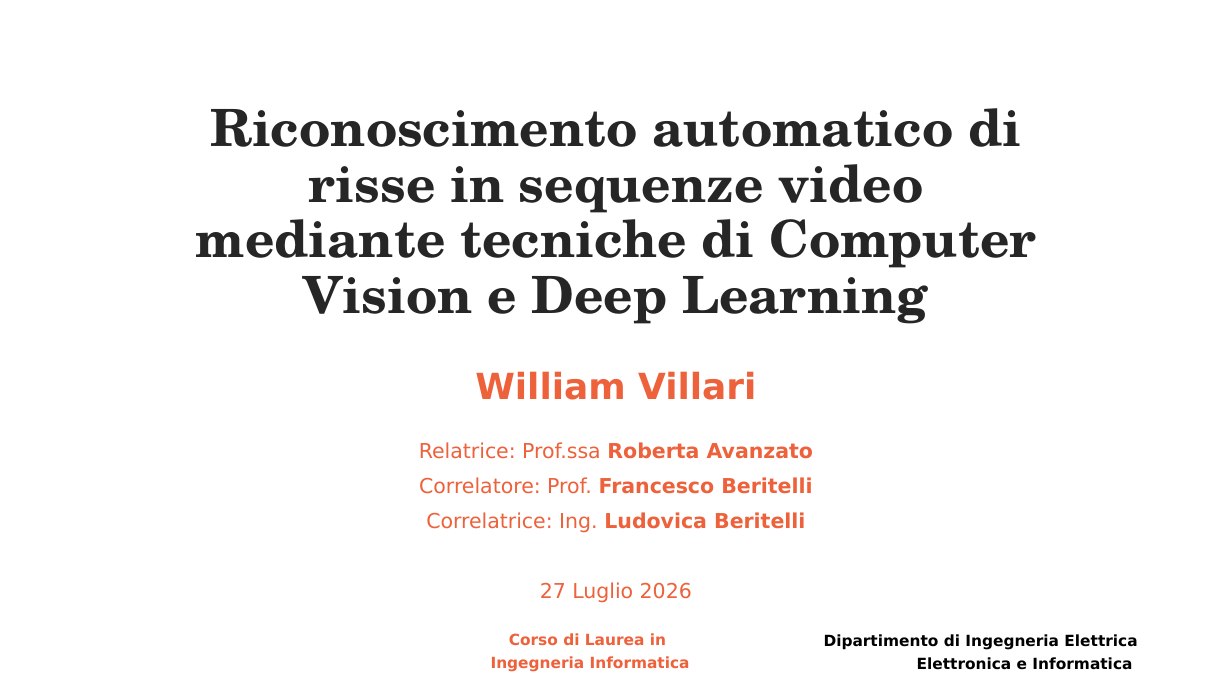
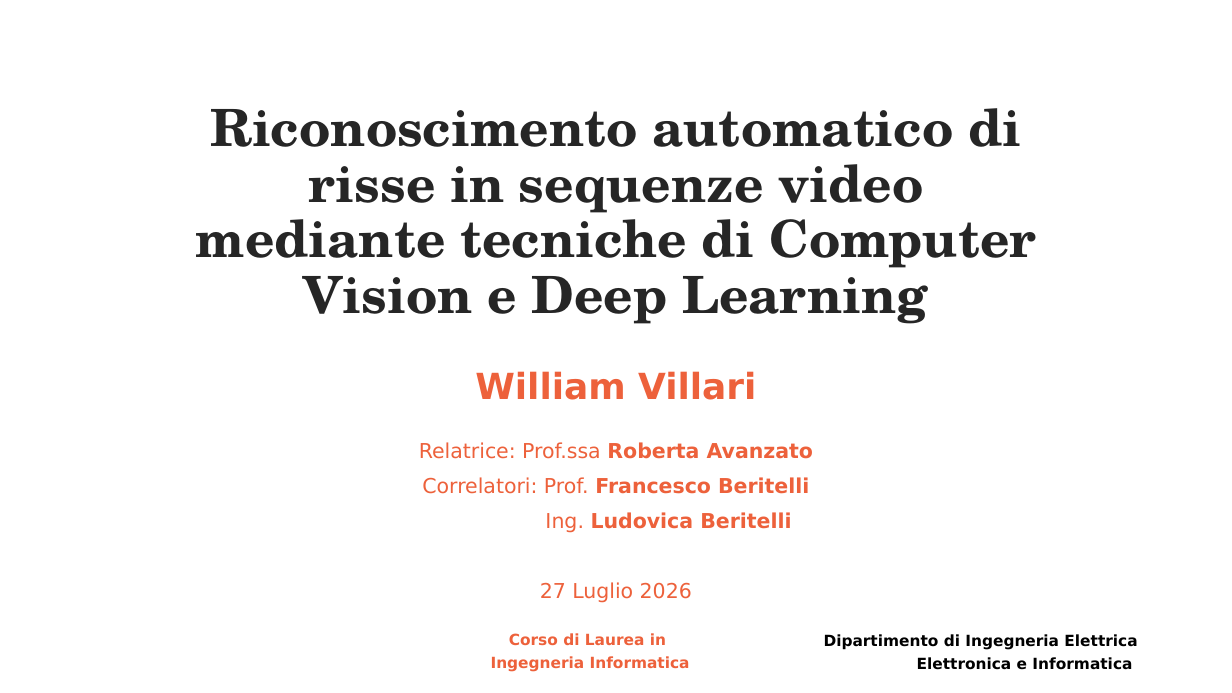
Before and after one commit to Will-Vill/Violence-Detection-LSTM, a slide deck: slide 1 of VillariWilliam1000045058.pptx. Drawn at 1232x693 pixels with LibreOffice and Linux fonts; fonts in the diff are those of the drawing; background and template pictures are left out. Boxes give left, top, right and bottom in pixels: in the first picture for what was removed or moved away, otherwise in the second. Text is boxed around its words. In the diff, an @@ line names an element or a change of style, - is before the commit and + after.

Commit message:
modifica correlatore-correlatori

```diff
--- a/VillariWilliam1000045058.pptx
+++ b/VillariWilliam1000045058.pptx
@@ text at [422, 477, 809, 533]: text changed @@
-Correlatore: Prof. Francesco Beritelli
-Correlatrice: Ing. Ludovica Beritelli
+Correlatori: Prof. Francesco Beritelli
+Ing. Ludovica Beritelli
```
Also in this commit, not shown: 1 other file.
